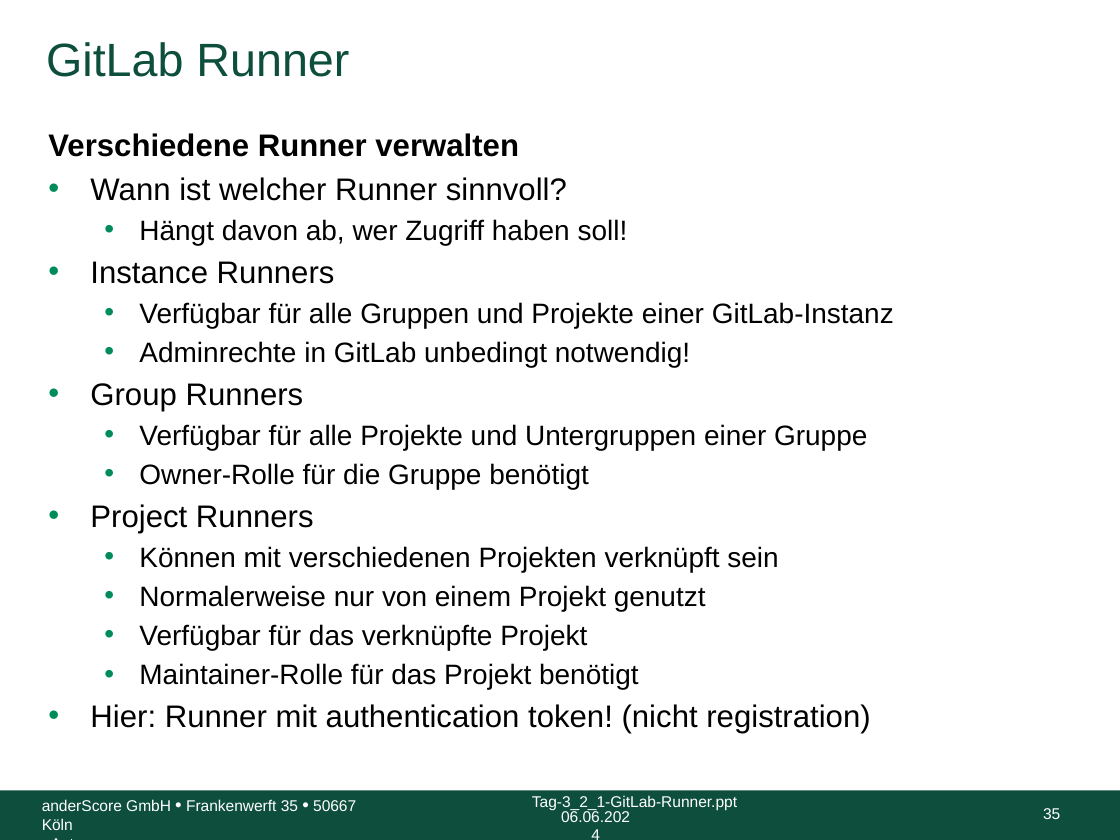
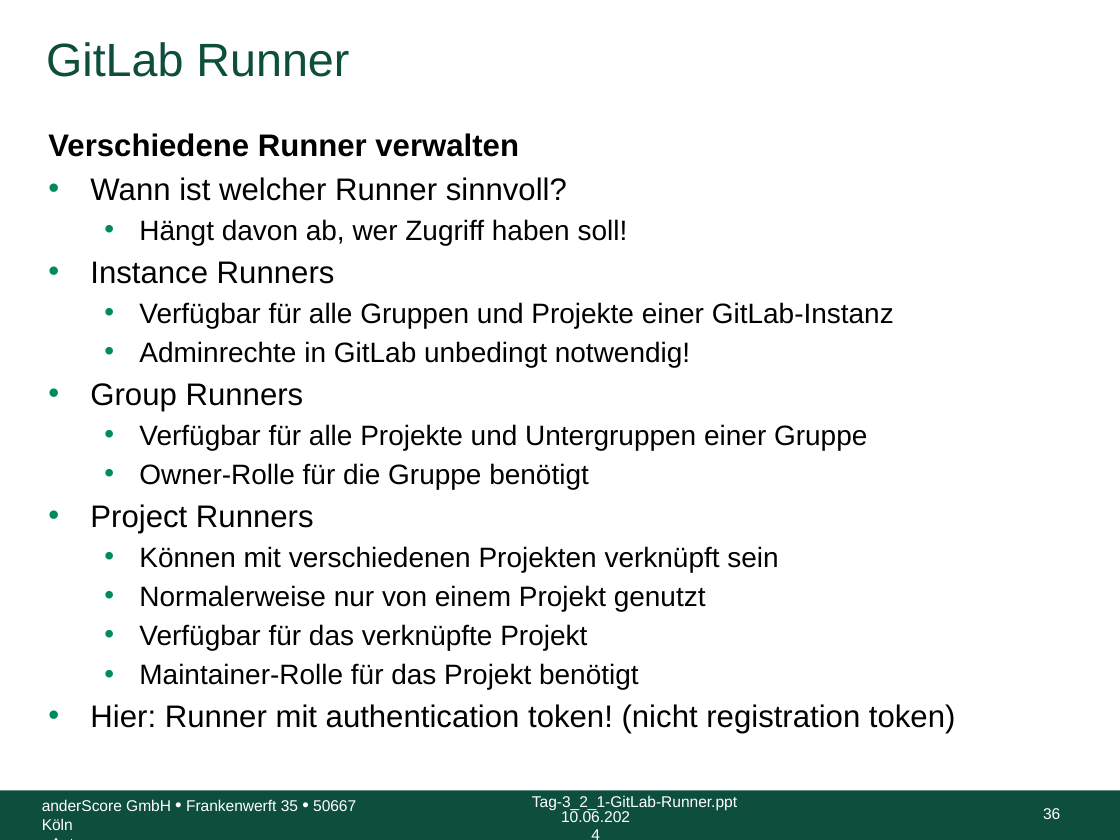
Before and after one commit to anderscore-gmbh/gitlab, a slide deck: slide 36 of slides/Tag-2_3-GitLab-Runner.pptx (slide 35 before the commit). Drawn at 1120x840 pixels with LibreOffice and Linux fonts; fonts in the diff are those of the drawing; background and template pictures are left out. Boxes give left, top, right and bottom in pixels: in the first picture for what was removed or moved away, otherwise in the second. Text is boxed around its words. In the diff, an @@ line names an element or a change of style, - is before the commit and + after.

Commit message:
Fix typo, Übungungsaufgaben ausformuliert

```diff
--- a/slides/Tag-2_3-GitLab-Runner.pptx
+++ b/slides/Tag-2_3-GitLab-Runner.pptx
@@ text at [90, 704, 956, 733]: text changed @@
-• Hier: Runner mit authentication token! (nicht registration)
+• Hier: Runner mit authentication token! (nicht registration token)
@@ text at [561, 809, 630, 822]: text changed @@
-06.06.2024
+10.06.2024
@@ page number at [1043, 808, 1060, 819]: text changed @@
-35
+36
```
Also in this commit, not shown: 95 other slides changed, 3 slides added, 3 slides removed.
